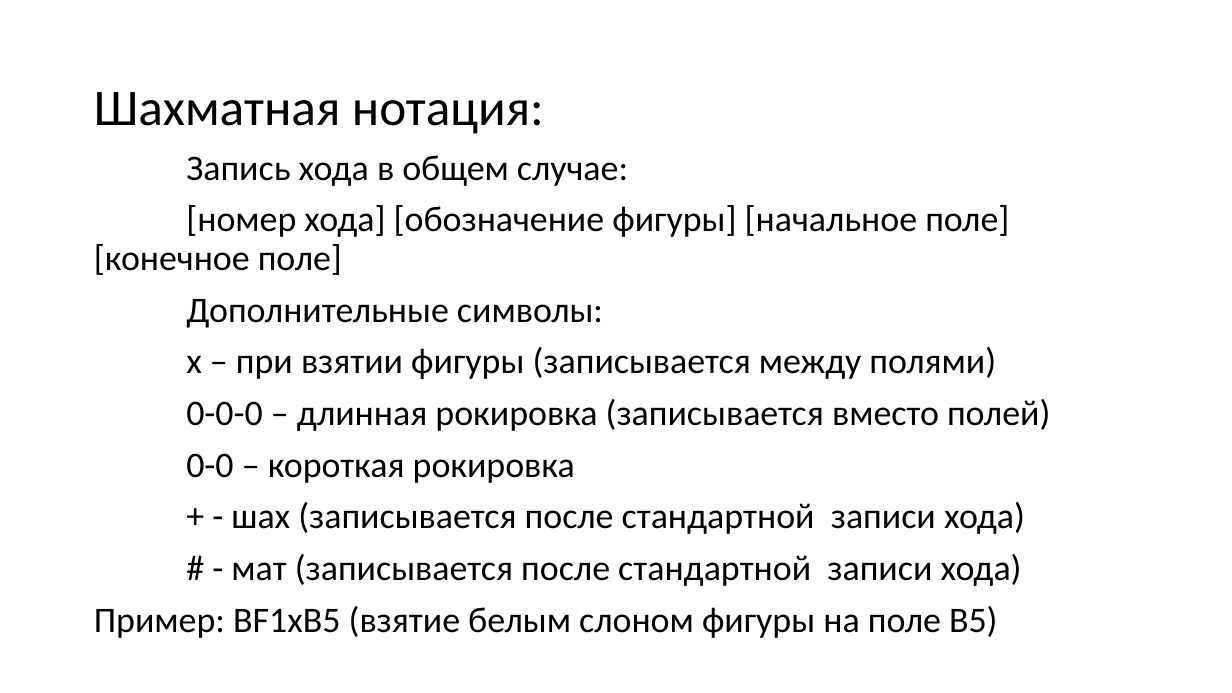
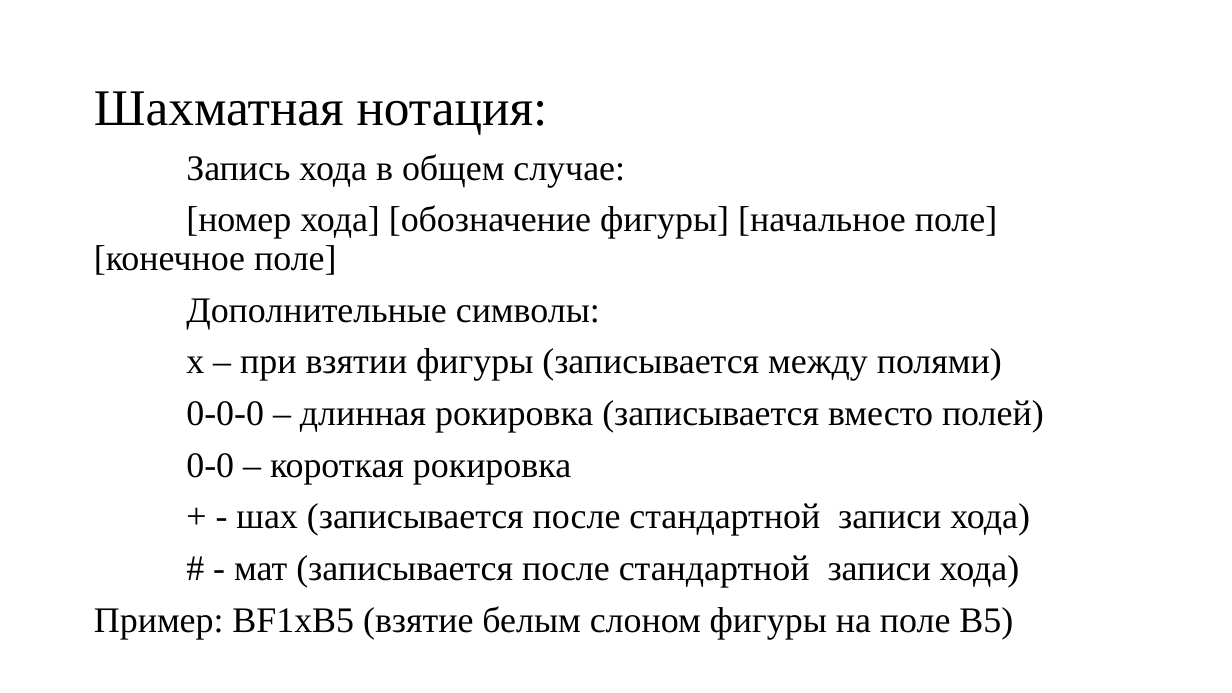
Before and after one commit to MrAnderson1110/Education, a slide deck: slide 3 of 5/OOP_V_term_paper/Презентация_ООП_АндреевД.И_z9431.pptx. Drawn at 1232x693 pixels with LibreOffice and Linux fonts; fonts in the diff are those of the drawing. Boxes give left, top, right and bottom in pixels: in the first picture for what was removed or moved away, otherwise in the second. Text is boxed around its words. In the diff, an @@ line names an element or a change of style, - is before the commit and + after.

```diff
--- a/5/OOP_V_term_paper/Презентация_ООП_АндреевД.И_z9431.pptx
+++ b/5/OOP_V_term_paper/Презентация_ООП_АндреевД.И_z9431.pptx
@@ text "Шахматная нотация:" at (x1=94, y1=91, x2=1044, y2=639): font Calibri to Times New Roman @@
```
Also in this commit, not shown: 8 other slides changed, 2 slides added, 2 slides removed.
